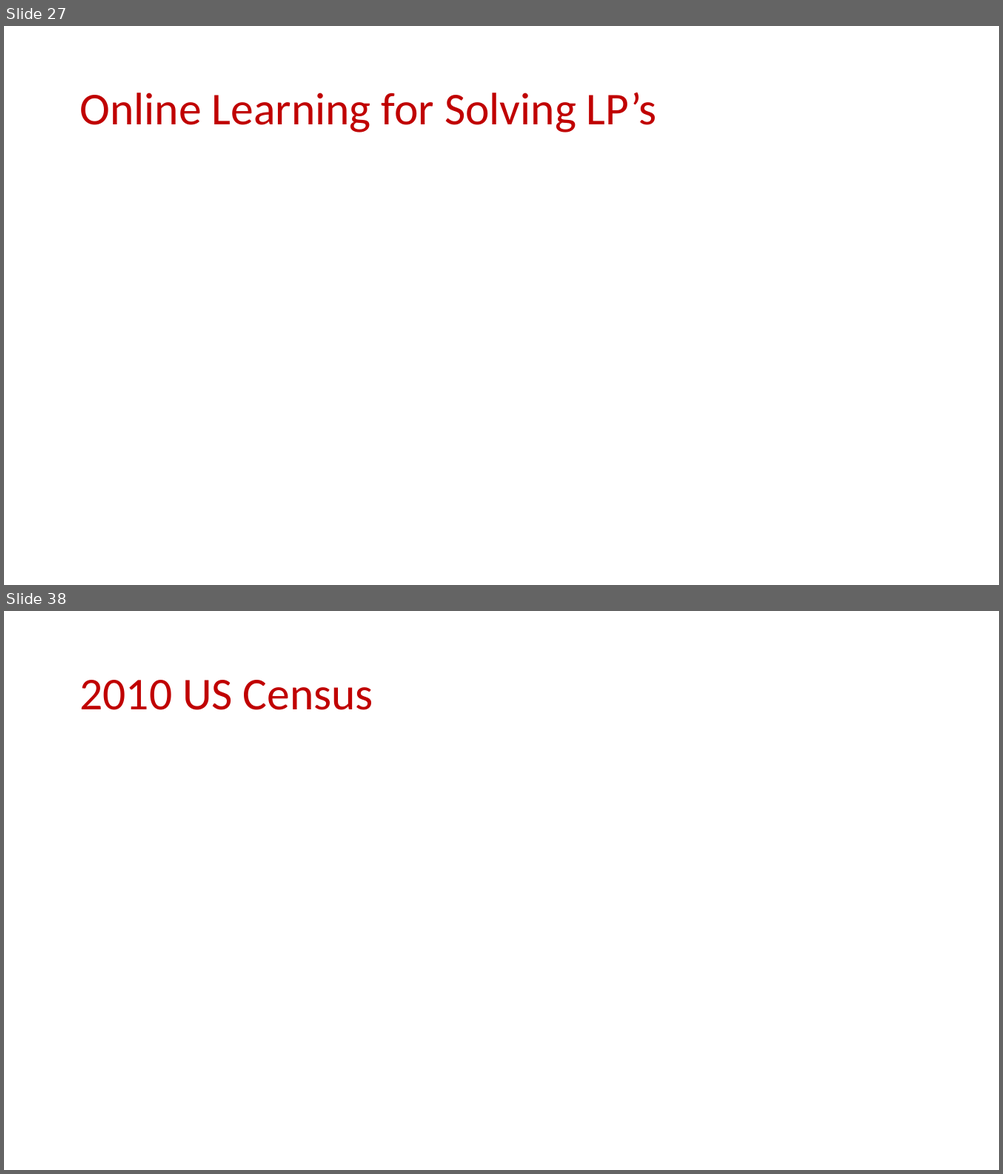
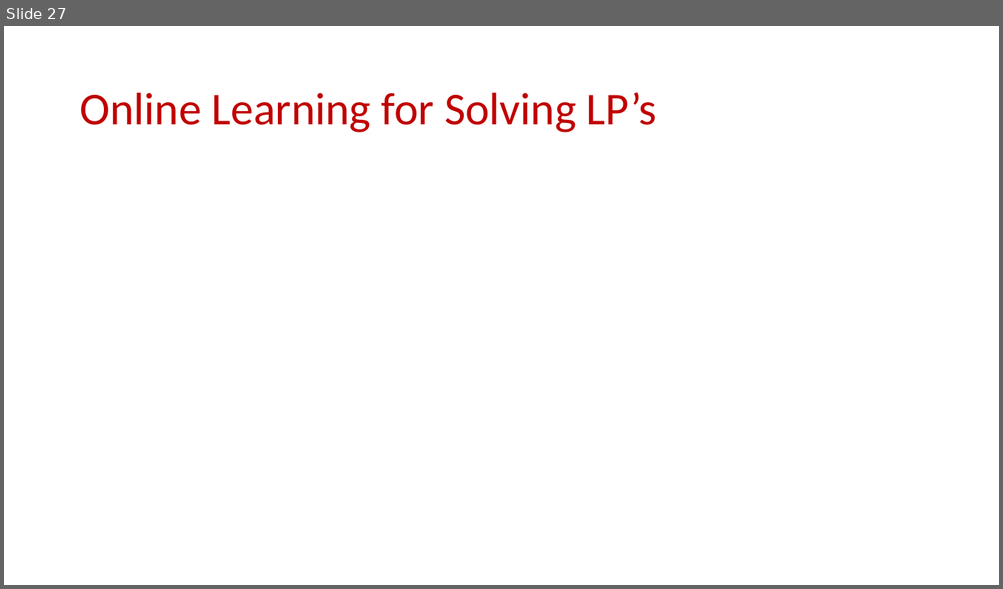
Before and after one commit to samsonzhou/samsonzhou.github.io, a slide deck: CSCE658-S24/L18.pptx. Shown one above the other, each under a label of ours: slides 27 and 38 before the commit, slide 27 after it; the slides between them are not shown. The pictures are 1003x1174 and 1003x589 pixels, drawn with LibreOffice and Linux fonts; fonts in the diff are those of the drawing; grey boxes stand for pictures. Boxes give left, top, right and bottom in pixels: in the first picture for what was removed or moved away, otherwise in the second. Text is boxed around its words. In the diff, an @@ line names an element or a change of style, - is before the commit and + after.

```diff
--- a/CSCE658-S24/L18.pptx
+++ b/CSCE658-S24/L18.pptx
@@ slide 38 removed at [4,611,999,1170], background #FFFFFF @@
@@ title removed at [79,680,373,710] @@
-2010 US Census
```
Also in this commit, not shown: 20 other slides removed, 7 other files.
